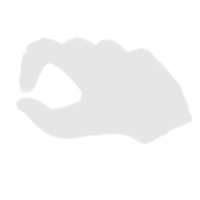
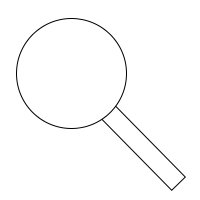
Before/after of a 200 x 200 layered artwork. What changed in the layer stack:
added layer "magnifying glass" above "grab 2" over (16, 18, 186, 191)
renamed "Layer 4" to "grab", hid it over (15, 35, 193, 148)
